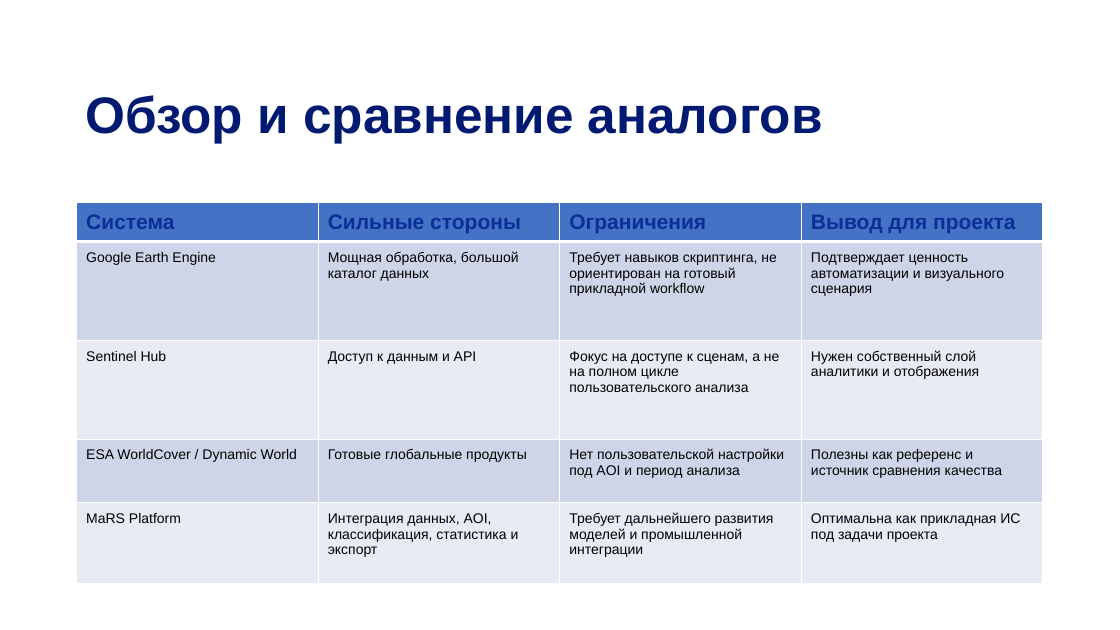
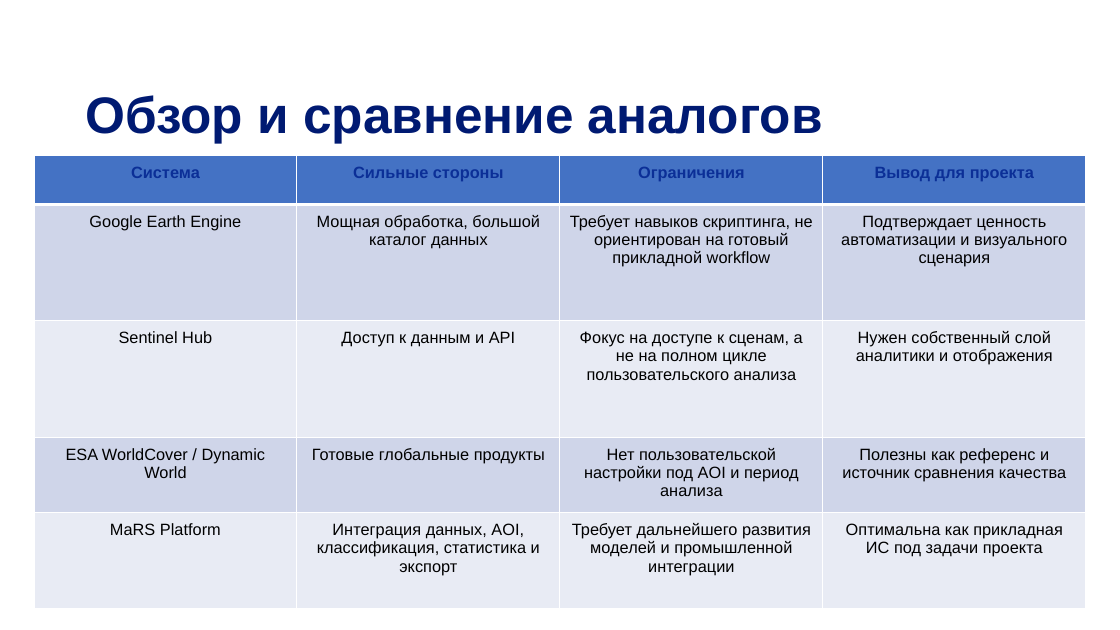
Before and after one commit to DinRazar/ispm, a slide deck: slide 4 of Работа_10_Этоговая преза УПИС.pptx. Drawn at 1120x630 pixels with LibreOffice and Linux fonts; fonts in the diff are those of the drawing; background and template pictures are left out. Boxes give left, top, right and bottom in pixels: in the first picture for what was removed or moved away, otherwise in the second. Text is boxed around its words. In the diff, an @@ line names an element or a change of style, - is before the commit and + after.

```diff
--- a/Работа_10_Этоговая преза УПИС.pptx
+++ b/Работа_10_Этоговая преза УПИС.pptx
@@ table at <box>34,156,1086,609</box> @@
@@ size 18 to 14 pt in "Система", "Сильные стороны", "Ограничения", "Вывод для проекта" @@
@@ size 12 to 14 pt @@
@@ alignment left to centre @@
@@ table: place and size @@
-table at <box>76,202,1044,586</box>
+table at <box>34,156,1086,609</box>
```
Also in this commit, not shown: 2 slides added.
